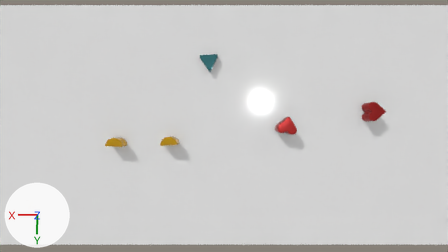
Renders of the Blender file blender_files/scene_prototype.blend from each side of a commit.
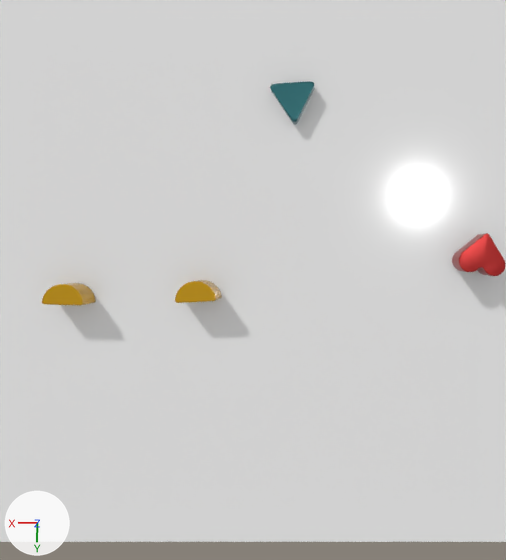
Old and new are each drawn from the file's camera 'Camera' and again close up on the part from 20% to 66% of the width and 8% to 100% of the height. The axes (+X, +Y, +Z) are drawn at lower left. The lights are the same throughout. The older version's two pictures come first.

In view in the first close-up: '3MF_Object.001', '3MF_Object.003', '3MF_Object.005', '3MF_Object.006', 'Cube'.
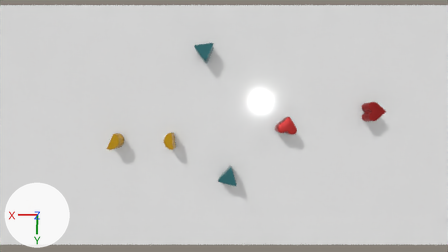
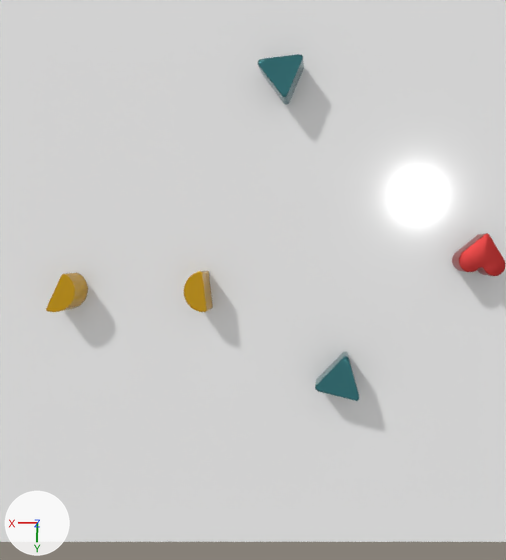
Boxes (x1, y1, x2, y2) around the edits, measured in the close-ups (506 x 560 px):
'3MF_Object.006', moved, turned
    before: (270, 81, 315, 125)
    after: (258, 54, 304, 105)
'3MF_Object.001', turned
    before: (42, 283, 96, 305)
    after: (46, 273, 88, 312)
'triangle.001', added (cyan)
    after: (315, 351, 359, 401)
'3MF_Object.003', turned
    before: (175, 280, 222, 303)
    after: (184, 271, 213, 312)

Edits to the bpy script that builds the scene:
```text
Add mat_material_001:
    mat_material_001 = bpy.data.materials.new('Material.001')
    # nodes: BsdfPrincipled, Bump, OutputMaterial, TexNoise, ValToRGB
    # colours: cyan #37787e, black #000000, white #ffffff
Add me_3mf_object_003:
    me_3mf_object_003.from_pydata(...)  # 4286 vertices, 4284 faces; spans x -0.0108..0.0194, y -0.0122..0.0123, z -0.017..0.0172
    me_3mf_object_003.polygons.foreach_set('use_smooth', [True] * 4284)
    me_3mf_object_003.materials.append(mat_material_001)
Change ob_3mf_object_001:
    ob_3mf_object_001.rotation_euler: (1.571, 0.0, -0.0319) -> (1.571, 0.0, -1.999)  # degrees (90, 0, -1.8) -> degrees (90, 0, -115)
Change ob_3mf_object_003:
    ob_3mf_object_003.rotation_euler: (1.571, 0.0, 0.0498) -> (1.571, 0.0, 1.684)  # degrees (90, 0, 2.9) -> degrees (90, 0, 96)
Change ob_3mf_object_006:
    ob_3mf_object_006.location: (-0.0622, -0.3105, 0.1008) -> (-0.0545, -0.3259, 0.1143)
    ob_3mf_object_006.rotation_euler: (1.567, -0.0026, -0.459) -> (1.567, -0.00261, -0.4)  # degrees (90, -0.1, -26) -> degrees (90, -0.1, -23)
Add ob_triangle_001:
    ob_triangle_001 = bpy.data.objects.new('triangle.001', me_3mf_object_003)
    ob_triangle_001.location = (-0.0983, -0.0941, 0.1143)
    ob_triangle_001.rotation_euler = (1.567, -0.00261, -1.821)  # degrees (90, -0.1, -104)
```
